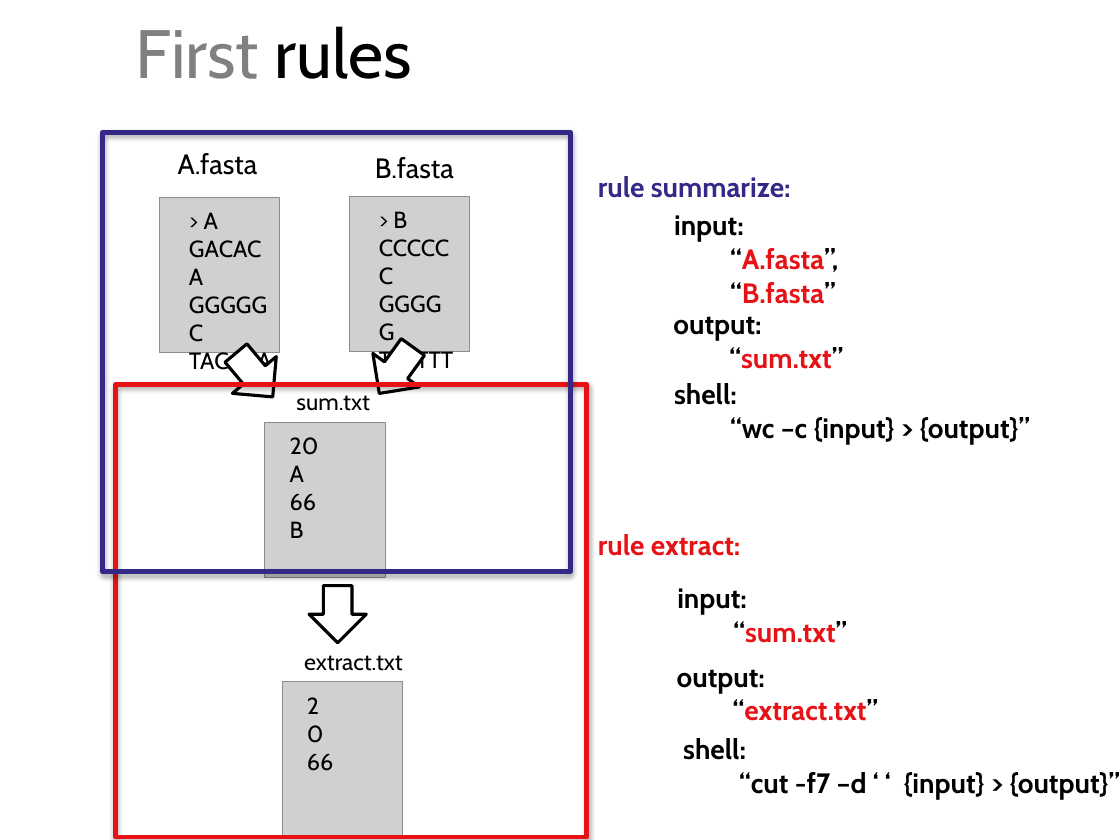
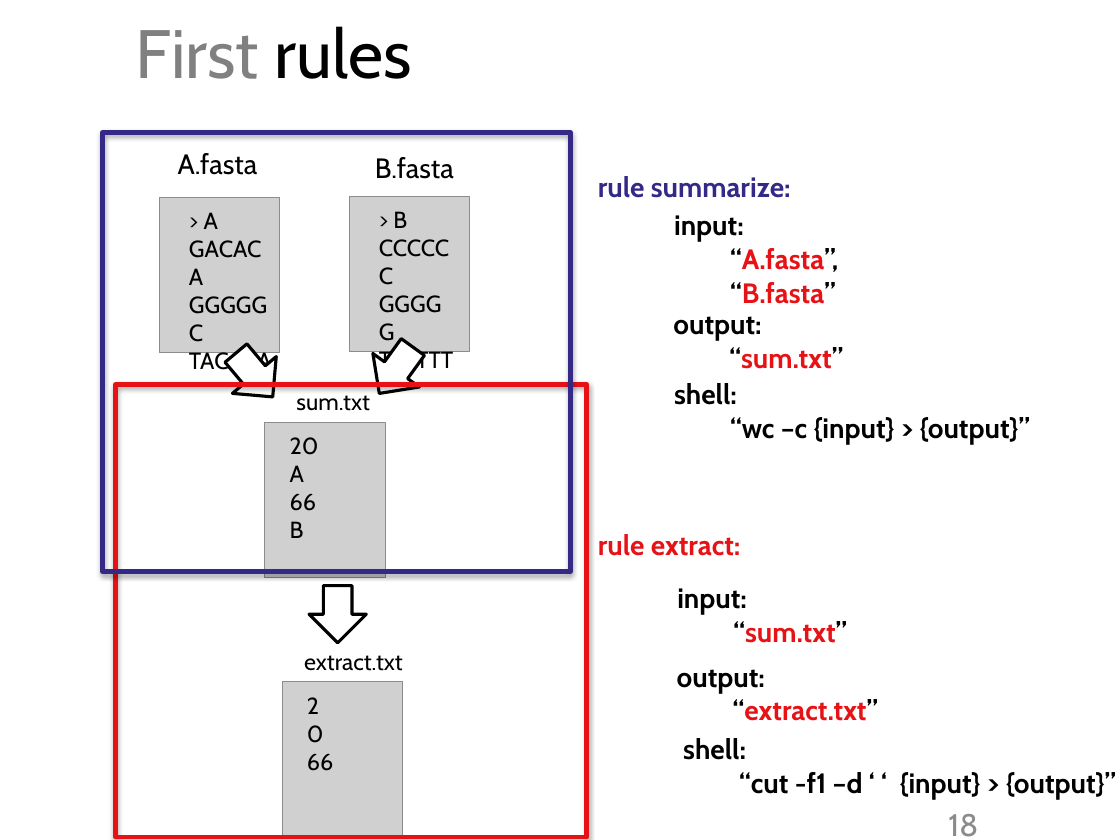
Before and after one commit to tobyhodges/siakemake-tutorial, a slide deck: slide 18 of Snakemake-introduction.pptx. Drawn at 1120x840 pixels with LibreOffice and Linux fonts; fonts in the diff are those of the drawing; grey boxes stand for pictures; background and template pictures are left out. Boxes give left, top, right and bottom in pixels: in the first picture for what was removed or moved away, otherwise in the second. Text is boxed around its words. In the diff, an @@ line names an element or a change of style, - is before the commit and + after.

```diff
--- a/Snakemake-introduction.pptx
+++ b/Snakemake-introduction.pptx
@@ text at bbox=[739, 772, 1116, 799]: text changed @@
-“cut -f7 –d ‘ ‘ {input} > {output}”
+“cut -f1 –d ‘ ‘ {input} > {output}”
@@ page number added at bbox=[948, 814, 978, 837], 20 pt, text #8C8C8C @@
+18
```
Also in this commit, not shown: 28 other slides changed.
